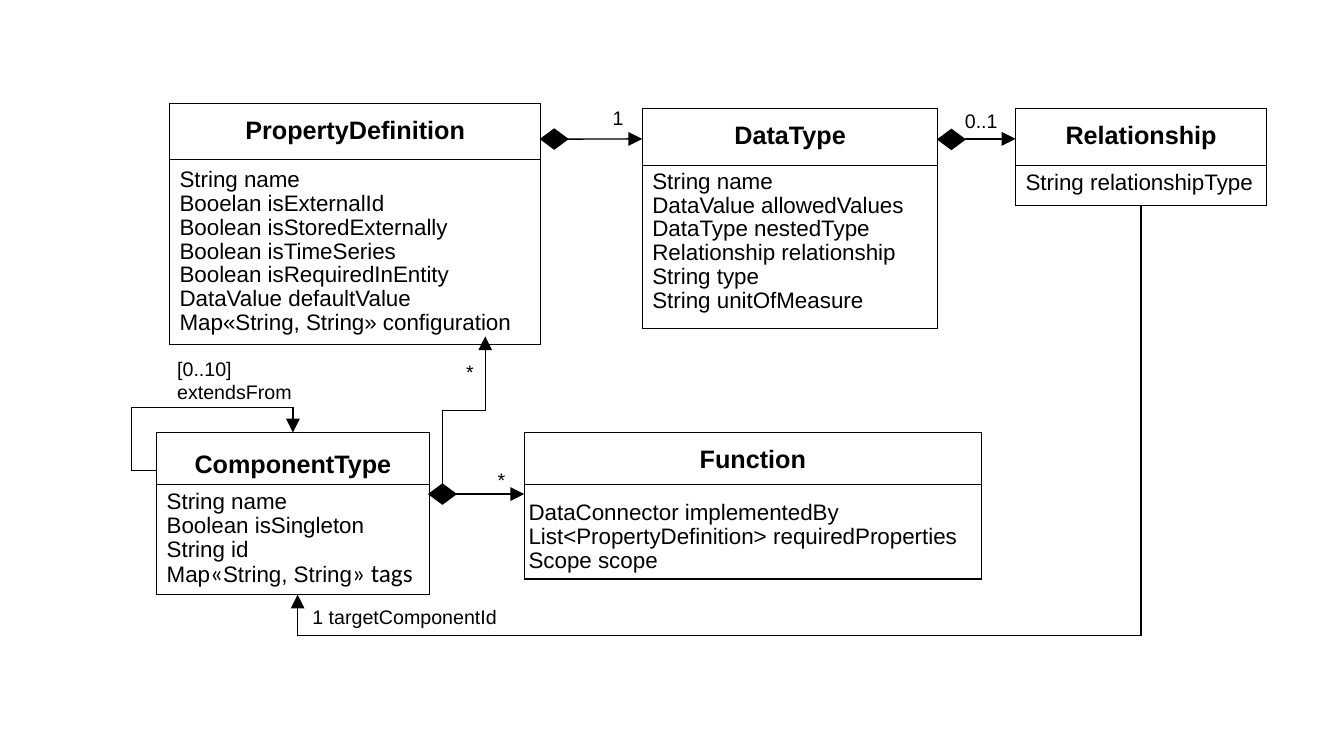
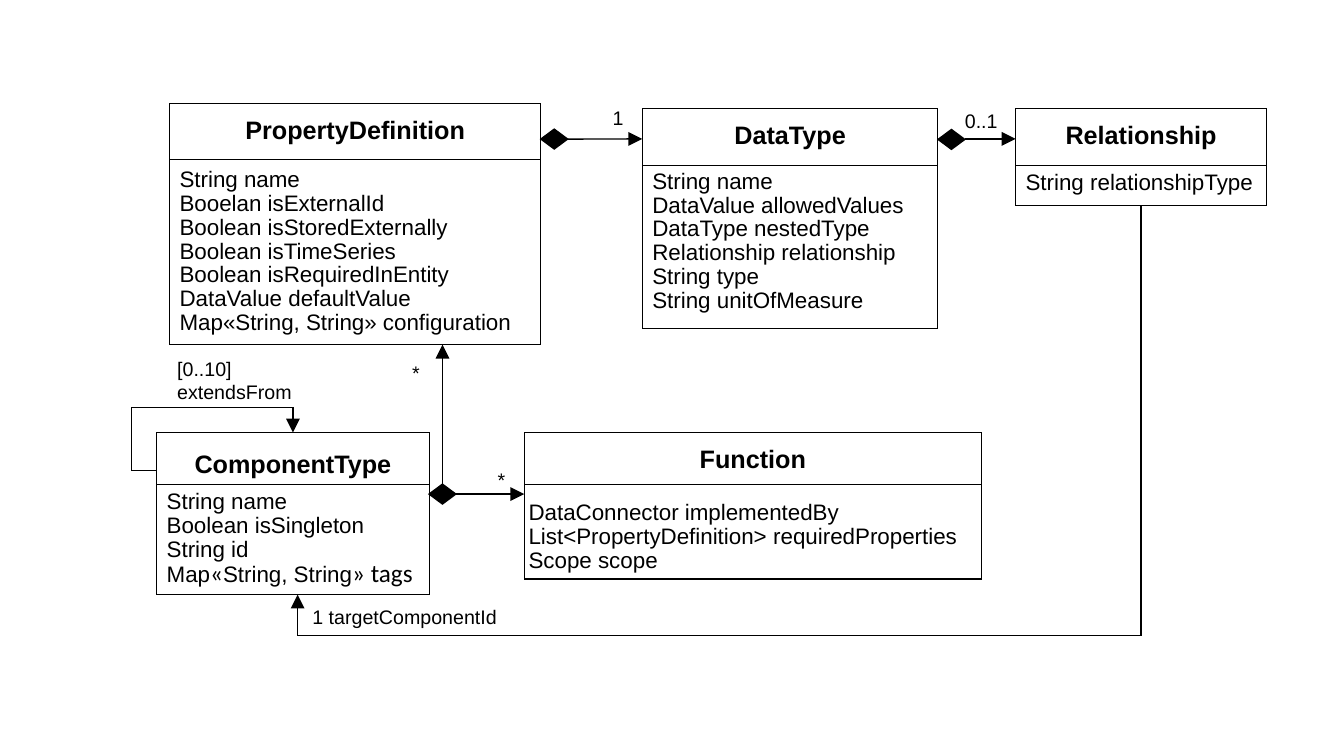
Before and after one commit to derlehner/dt_language_comparison, a slide deck: slide 10 of Figures.pptx. Drawn at 1344x756 pixels with LibreOffice and Linux fonts; fonts in the diff are those of the drawing. Boxes give left, top, right and bottom in pixels: in the first picture for what was removed or moved away, otherwise in the second. Text is boxed around its words. In the diff, an @@ line names an element or a change of style, - is before the commit and + after.

Commit message:
update

```diff
--- a/Figures.pptx
+++ b/Figures.pptx
@@ elbow arrow removed from (443, 484) to (485, 337) @@
@@ arrow added from (443, 484) to (443, 345), #000000 1 pt @@
@@ text "*": place and size @@
-text "*" at (466, 360, 554, 387)
+text "*" at (412, 361, 500, 388)
```
